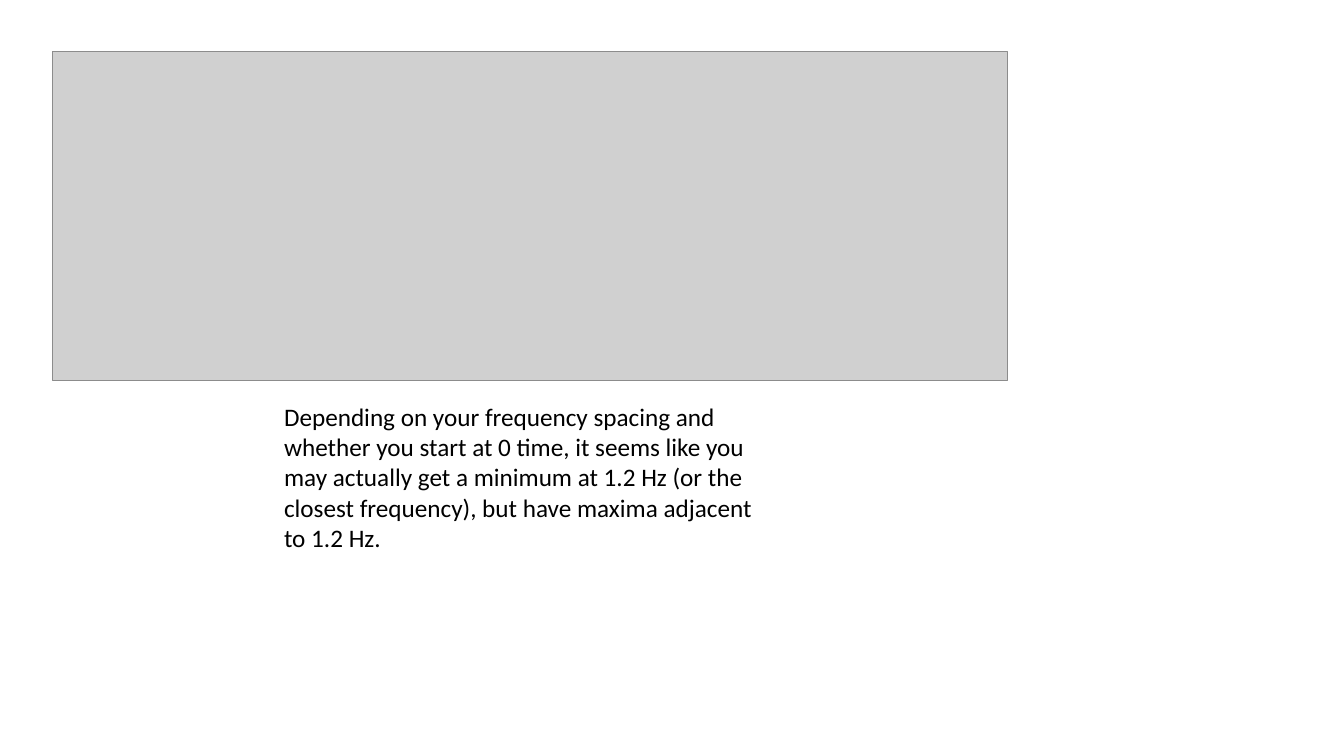
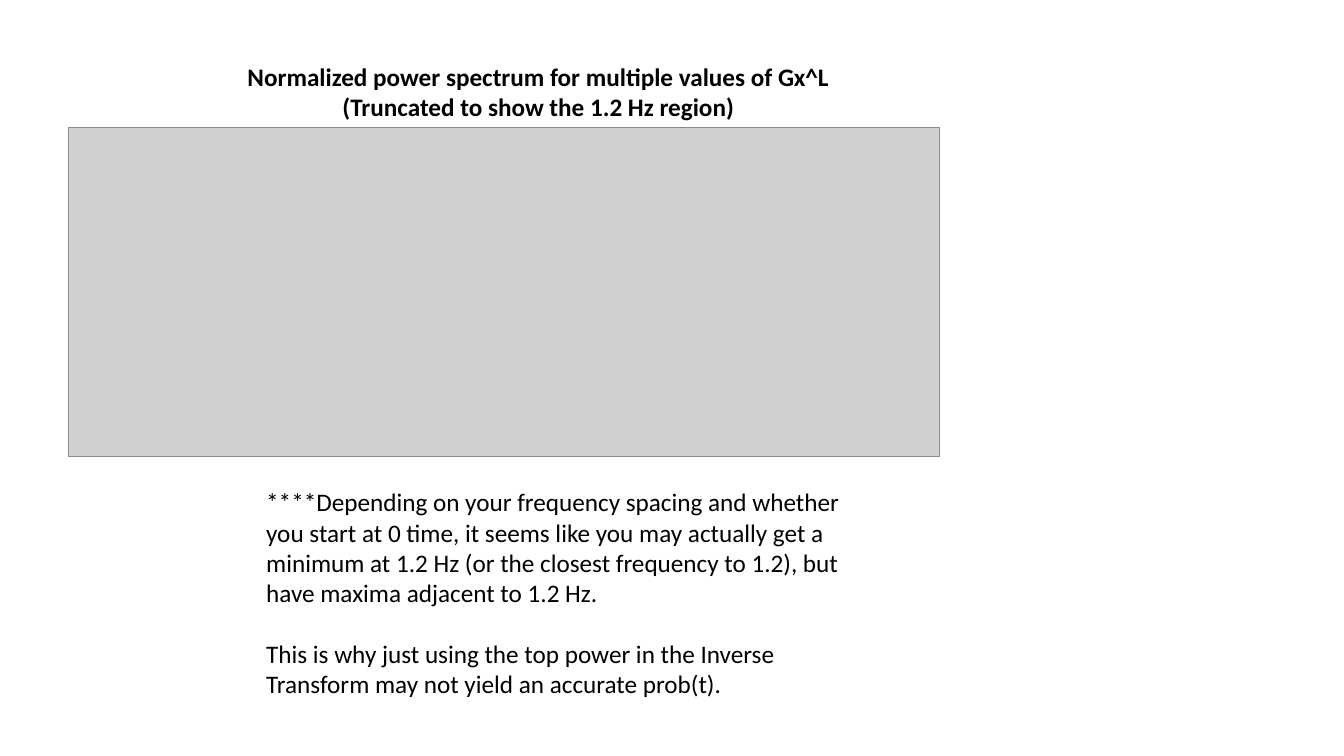
Before and after one commit to garretts-hub/GST_Work, a slide deck: slide 3 of Modified IDCT input.pptx (slide 2 before the commit). Drawn at 1344x756 pixels with LibreOffice and Linux fonts; fonts in the diff are those of the drawing; grey boxes stand for pictures. Boxes give left, top, right and bottom in pixels: in the first picture for what was removed or moved away, otherwise in the second. Text is boxed around its words. In the diff, an @@ line names an element or a change of style, - is before the commit and + after.

```diff
--- a/Modified IDCT input.pptx
+++ b/Modified IDCT input.pptx
@@ text added at [247, 68, 829, 121], 18 pt, text #000000, bold @@
+Normalized power spectrum for multiple values of Gx^L
+(Truncated to show the 1.2 Hz region)
@@ picture: place and size @@
-picture at [53, 51, 1008, 380]
+picture at [69, 127, 940, 456]
@@ text at [266, 493, 839, 697]: text changed @@
-Depending on your frequency spacing and whether you start at 0 time, it seems like you may actually get a minimum at 1.2 Hz (or the closest frequency), but have maxima adjacent to 1.2 Hz.
+****Depending on your frequency spacing and whether you start at 0 time, it seems like you may actually get a minimum at 1.2 Hz (or the closest frequency to 1.2), but have maxima adjacent to 1.2 Hz.
+This is why just using the top power in the Inverse Transform may not yield an accurate prob(t).
```
Also in this commit, not shown: 1 other slide changed, 1 slide added, 3 other files.
